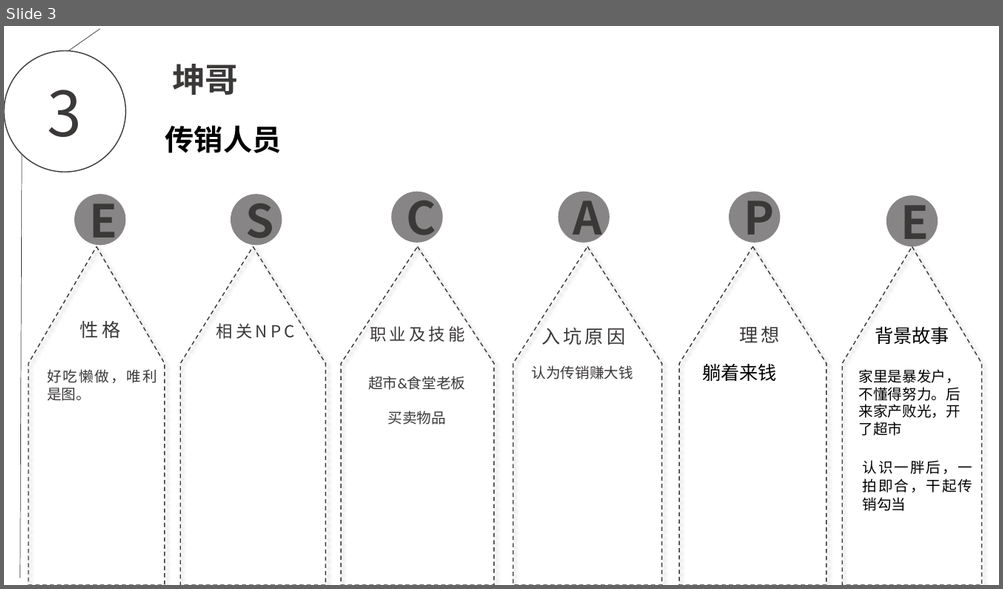
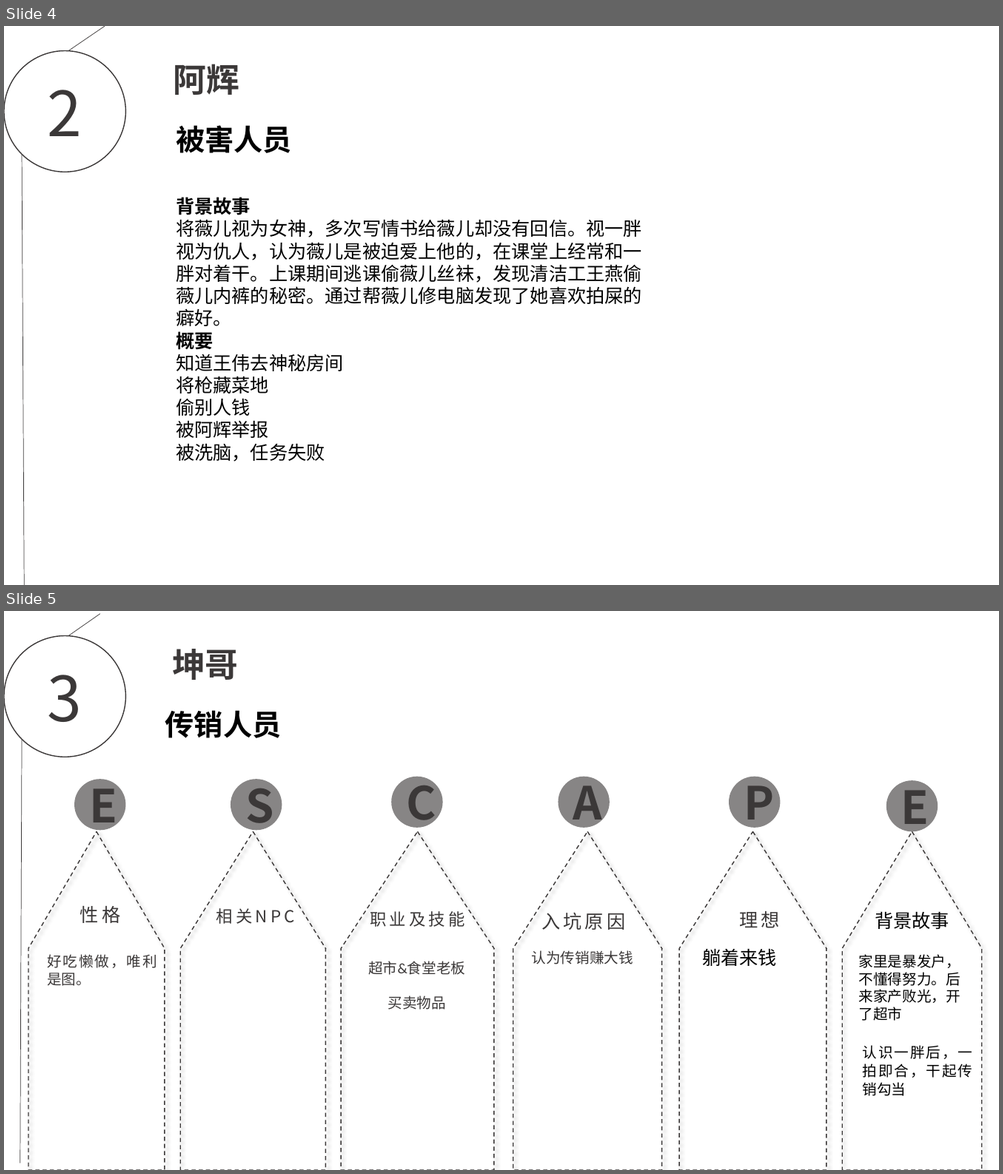
Before and after one commit to EscapeChuanxiao/ChuanXiao, a slide deck: escape.pptx. Shown one above the other, each under a label of ours: slide 3 before the commit, slides 4 and 5 after it. The pictures are 1003x589 and 1003x1174 pixels, drawn with LibreOffice and Linux fonts; fonts in the diff are those of the drawing; background and template pictures are left out. Boxes give left, top, right and bottom in pixels: in the first picture for what was removed or moved away, otherwise in the second. Text is boxed around its words. In the diff, an @@ line names an element or a change of style, - is before the commit and + after.

```diff
--- a/escape.pptx
+++ b/escape.pptx
@@ slide 4 added at <box>4,26,999,585</box>, background picture (left out) @@
@@ line added from (105, 26) to (68, 50), #3B3838 0.5 pt @@
@@ ellipse added at <box>4,50,125,172</box>, outline #3B3838 1 pt, 60 pt, text #3B3838 @@
+2
@@ text added at <box>173,64,240,95</box>, 32 pt, text #3B3838, bold @@
+阿辉
@@ text added at <box>176,125,292,153</box>, 28 pt, text #000000, bold @@
+被害人员
@@ line added from (22, 154) to (24, 585), #3B3838 0.5 pt @@
@@ text added at <box>176,197,642,462</box>, 18 pt, text #000000 @@
+背景故事
+将薇儿视为女神，多次写情书给薇儿却没有回信。视一胖视为仇人，认为薇儿是被迫爱上他的，在课堂上经常和一胖对着干。上课期间逃课偷薇儿丝袜，发现清洁工王燕偷薇儿内裤的秘密。通过帮薇儿修电脑发现了她喜欢拍屎的癖好。
+概要
+知道王伟去神秘房间
+将枪藏菜地
+偷别人钱
+被阿辉举报
+被洗脑，任务失败
@@ what was slide 3 is now slide 5 @@
```
Also in this commit, not shown: 2 slides changed, 3 other slides added.
